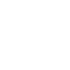
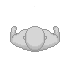
Revision of a layered 70 × 70 image; what changed, layer by layer:
showed "M Body - Fit" over [10, 6, 60, 52]
